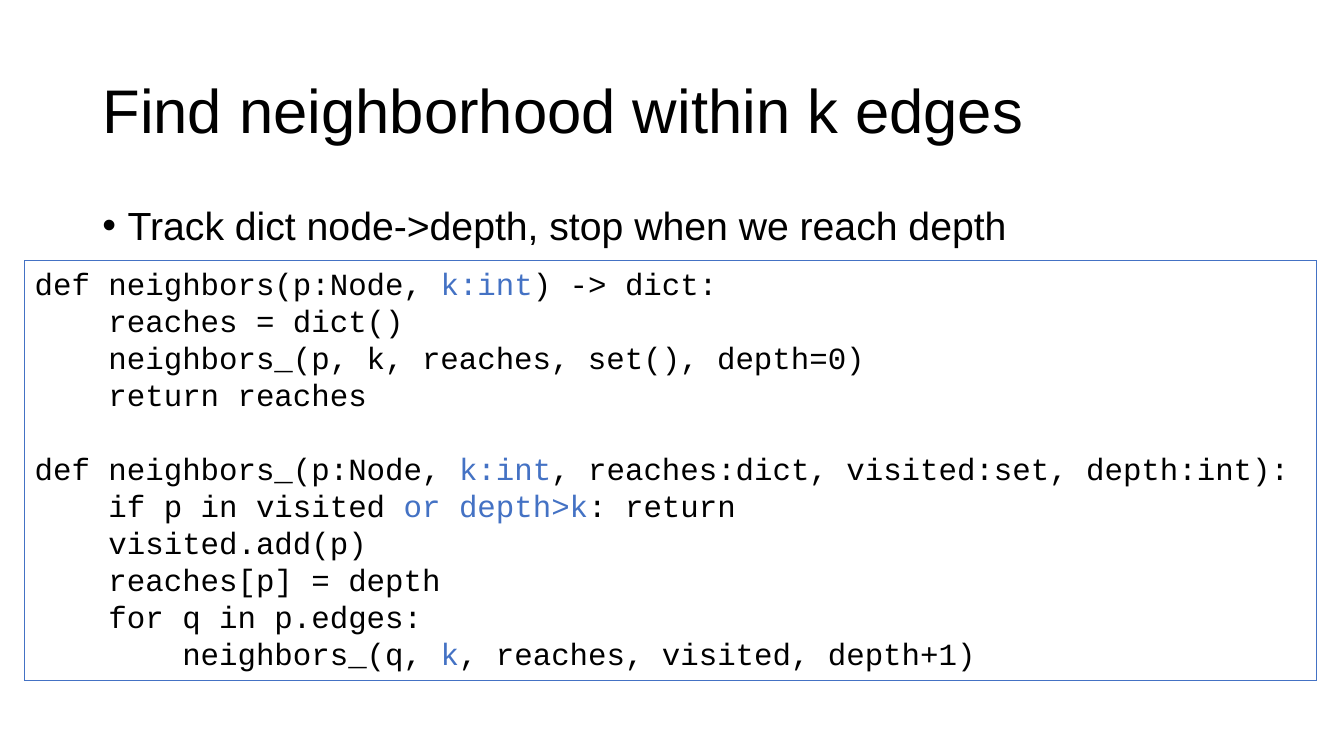
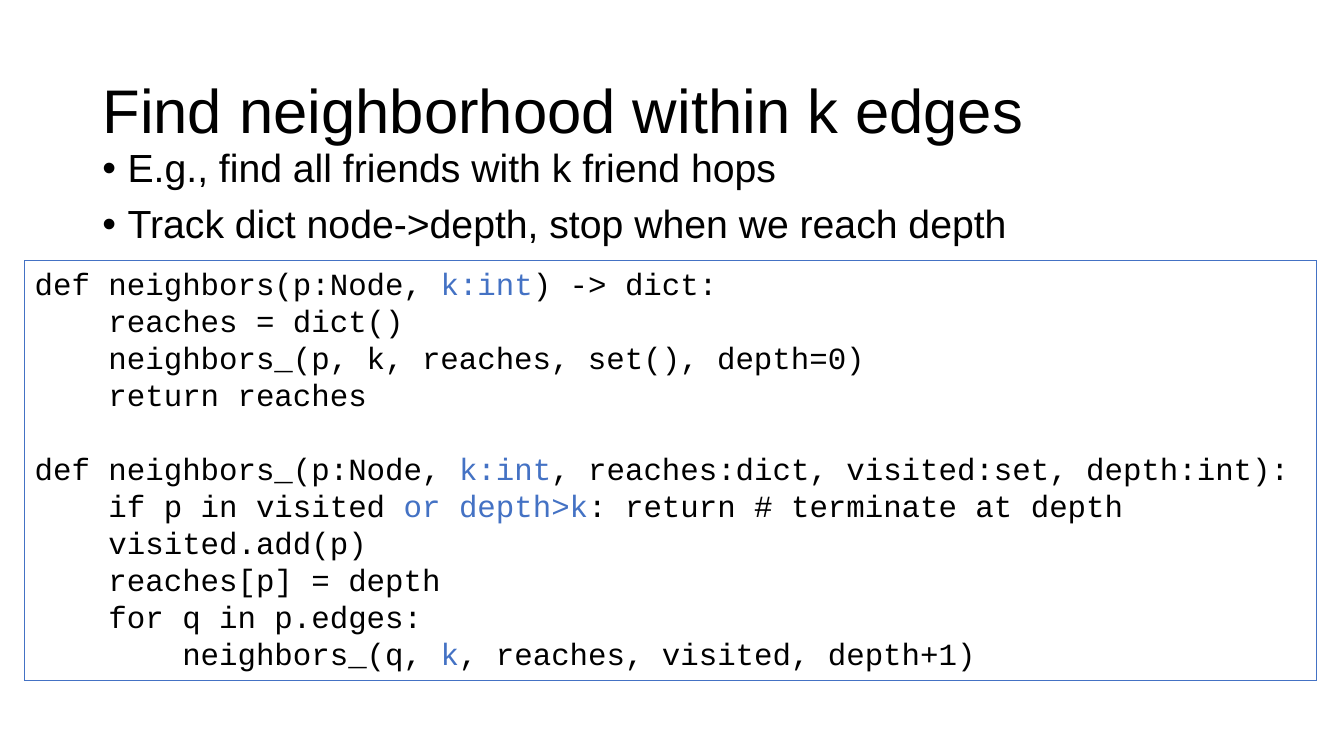
Before and after one commit to parrt/msds689, a slide deck: slide 14 of notes/graphs.pptx. Drawn at 1344x756 pixels with LibreOffice and Linux fonts; fonts in the diff are those of the drawing; background and template pictures are left out. Boxes give left, top, right and bottom in pixels: in the first picture for what was removed or moved away, otherwise in the second. Text is boxed around its words. In the diff, an @@ line names an element or a change of style, - is before the commit and + after.

```diff
--- a/notes/graphs.pptx
+++ b/notes/graphs.pptx
@@ text "E.g., find all friends with ...": place and size @@
-text "E.g., find all friends with ..." at (128,211,1006,248)
+text "E.g., find all friends with ..." at (128,153,1006,246)
@@ text at (128,153,776,190): paragraph added @@
+• E.g., find all friends with k friend hops
@@ text in rectangle at (108,495,1123,524): text changed @@
-if p in visited or depth>k: return
+if p in visited or depth>k: return # terminate at depth
```
Also in this commit, not shown: 10 other slides changed, 2 other files.
